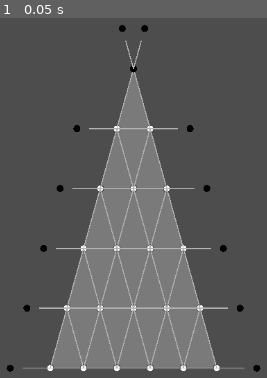
Above: before the commit, frame 1.
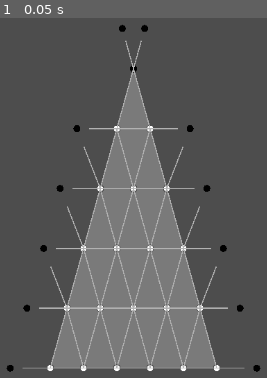
Above: after the commit, the same moment.

Repository: pegesund/trivium
Game: Godot game, scene res://node_2d.tscn
Same seed, same stepped clock (60 frames per second), same inputs: the game is played once before the commit and once after it.
Inputs:
- Up to frame 1 (0.05 s): no input

The runs differ from the first frame. In frame 1, 0.4% of the frame differs, in the area x 18-82%, y 14-81%.

Commit message:
without bottom

Diff:
--- a/node_2d.gd
+++ b/node_2d.gd
@@ -74,6 +74,16 @@
 
 	return stick_end
 
+# Function to draw a diagonal line from a point to a target
+# Only 70% of the line is visible
+func draw_diagonal_connection(start_point, end_point):
+	var direction = (end_point - start_point).normalized()
+	var distance = start_point.distance_to(end_point)
+	var visible_end = start_point + direction * (distance * 0.7)
+
+	# Draw the line (only 70% visible)
+	draw_line(start_point, visible_end, grid_color, connection_width)
+
 # Function to draw a triangle with a grid
 # x_size: width of the triangle
 # height_ratio: how much taller the triangle is compared to its width
@@ -99,6 +109,7 @@
 	# Create a triangular grid with 6 rows
 	var rows = 6
 	var grid_points = []
+	var stick_ends = []  # To store all stick endpoints for diagonal connections
 
 	# Calculate the height of each row
 	var row_height = y_size / (rows - 1)
@@ -133,6 +144,9 @@
 
 		# Add row to grid
 		grid_points.append(row_points)
+
+		# Initialize stick_ends for this row
+		stick_ends.append([])
 
 	# Draw horizontal connections
 	for row in range(rows):
@@ -183,7 +197,10 @@
 		var stick_length = col_width * 1.2
 
 		var point = grid_points[row][0]  # Leftmost point in row
-		draw_horizontal_stick(point, -1, stick_length)  # -1 for left direction
+		var stick_end = draw_horizontal_stick(point, -1, stick_length)  # -1 for left direction
+
+		# Store the stick endpoint for this row
+		stick_ends[row].append({"position": stick_end, "side": "left"})
 
 	# Add horizontal sticks to the right side of the triangle
 	for row in range(rows):  # Include all rows
@@ -193,7 +210,10 @@
 		var stick_length = col_width * 1.2
 
 		var point = grid_points[row][row]  # Rightmost point in row
-		draw_horizontal_stick(point, 1, stick_length)  # 1 for right direction
+		var stick_end = draw_horizontal_stick(point, 1, stick_length)  # 1 for right direction
+
+		# Store the stick endpoint for this row
+		stick_ends[row].append({"position": stick_end, "side": "right"})
 
 	# Add the two diagonal sticks above the top point
 	# Calculate diagonal directions from top point
@@ -204,10 +224,34 @@
 	var top_stick_length = row_height * 0.7
 
 	# Left diagonal stick
-	draw_diagonal_stick(triangle_top, -top_left_dir, top_stick_length)
+	var top_left_end = draw_diagonal_stick(triangle_top, -top_left_dir, top_stick_length)
 
 	# Right diagonal stick
-	draw_diagonal_stick(triangle_top, -top_right_dir, top_stick_length)
+	var top_right_end = draw_diagonal_stick(triangle_top, -top_right_dir, top_stick_length)
+
+	# Store the top stick endpoints
+	stick_ends[0] = [
+		{"position": top_left_end, "side": "top_left"},
+		{"position": top_right_end, "side": "top_right"}
+	]
+
+	# Now draw diagonal connections from outer grid points to black points in the layer above
+	for row in range(1, rows):  # Start from row 1 (second row) since row 0 has no layer above
+		# Connect left edge points to the left stick endpoint in the row above
+		if row < rows - 1:  # Skip the bottom row for left edge
+			var left_point = grid_points[row][0]  # Leftmost point in current row
+			var above_left_stick = stick_ends[row-1][0]["position"]  # Left stick endpoint in row above
+
+			# Draw diagonal connection
+			draw_diagonal_connection(left_point, above_left_stick)
+
+		# Connect right edge points to the right stick endpoint in the row above
+		if row < rows - 1:  # Skip the bottom row for right edge
+			var right_point = grid_points[row][row]  # Rightmost point in current row
+			var above_right_stick = stick_ends[row-1][1]["position"]  # Right stick endpoint in row above
+
+			# Draw diagonal connection
+			draw_diagonal_connection(right_point, above_right_stick)
 
 func _draw():
 	# Get viewport dimensions to center the triangle
